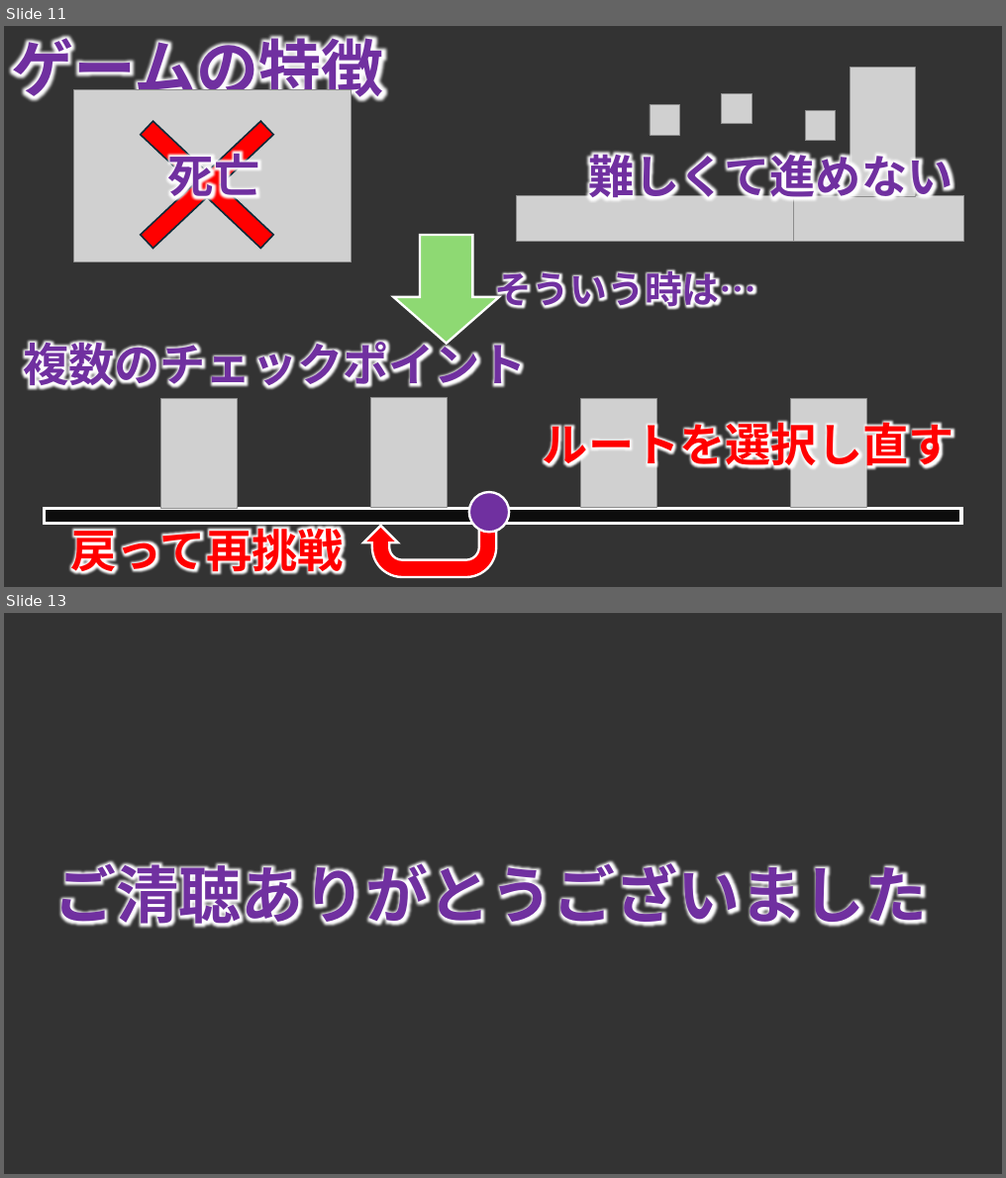
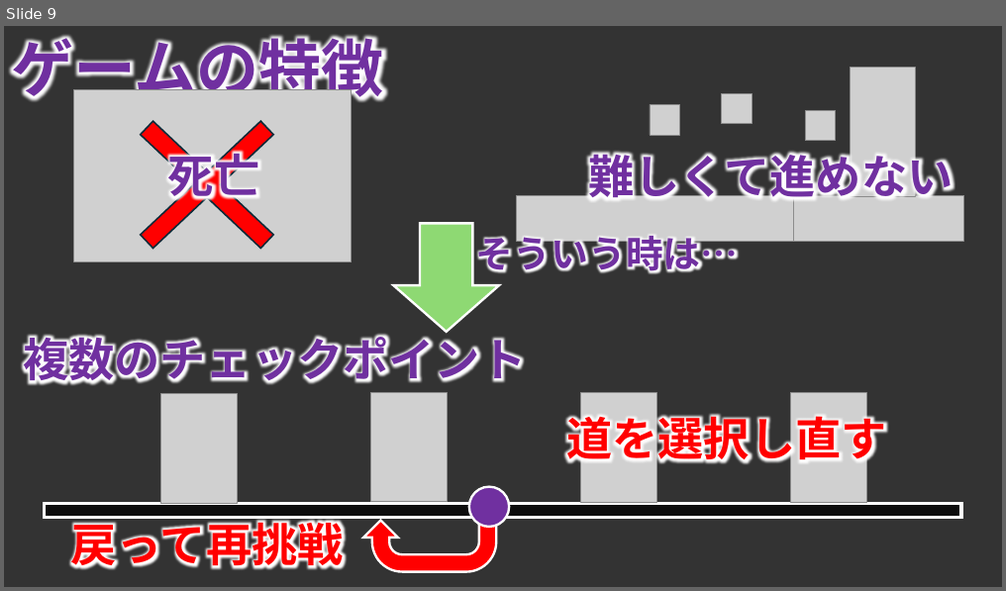
Before and after one commit to TomoyaKanazaki/TeamNinja, a slide deck: 98_plan/00_pptx/100_mainplan.pptx. Shown one above the other, each under a label of ours: slides 11 and 13 before the commit, slide 9 after it; the slides between them are not shown. The pictures are 1006x1178 and 1006x591 pixels, drawn with LibreOffice and Linux fonts; fonts in the diff are those of the drawing; grey boxes stand for pictures; background and template pictures are left out. Boxes give left, top, right and bottom in pixels: in the first picture for what was removed or moved away, otherwise in the second. Text is boxed around its words. In the diff, an @@ line names an element or a change of style, - is before the commit and + after.

```diff
--- a/98_plan/00_pptx/100_mainplan.pptx
+++ b/98_plan/00_pptx/100_mainplan.pptx
@@ slide 13 removed at bbox=[4, 613, 1002, 1174], background picture (left out); not listed: 1 template element that a slide beside it also shows @@
@@ text removed at bbox=[54, 861, 928, 928] @@
-ご清聴ありがとうございました
@@ what was slide 11 is now slide 9 @@
@@ slide 9 changed as well @@
@@ down arrow: place and size @@
-down arrow at bbox=[393, 235, 499, 344]
+down arrow at bbox=[393, 224, 499, 332]
@@ text "そういう時は…" rewrapped from bbox=[495, 270, 757, 310] to bbox=[476, 230, 739, 278] @@
@@ text at bbox=[566, 409, 886, 468]: text changed @@
-ルートを選択し直す
+道を選択し直す
@@ 4 pictures, 2 texts, 1 rectangle, 1 uturn arrow, 1 ellipse: place and size @@
-4 pictures, 2 texts, 1 rectangle, 1 uturn arrow, 1 ellipse at bbox=[23, 335, 961, 578]
+4 pictures, 2 texts, 1 rectangle, 1 uturn arrow, 1 ellipse at bbox=[23, 330, 961, 573]
```
Also in this commit, not shown: 8 other slides changed, 1 slide added, 3 other slides removed, 5 other files.
